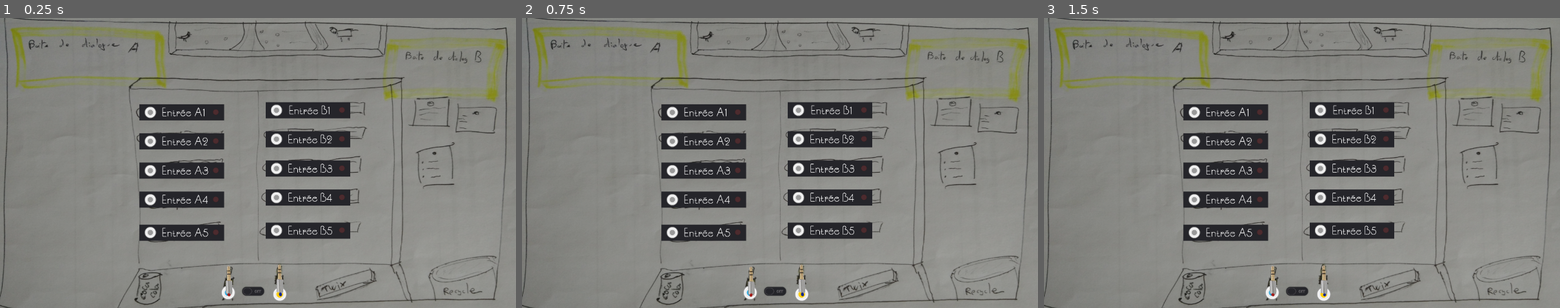
Above: before the commit, frames 1-3 (left to right).
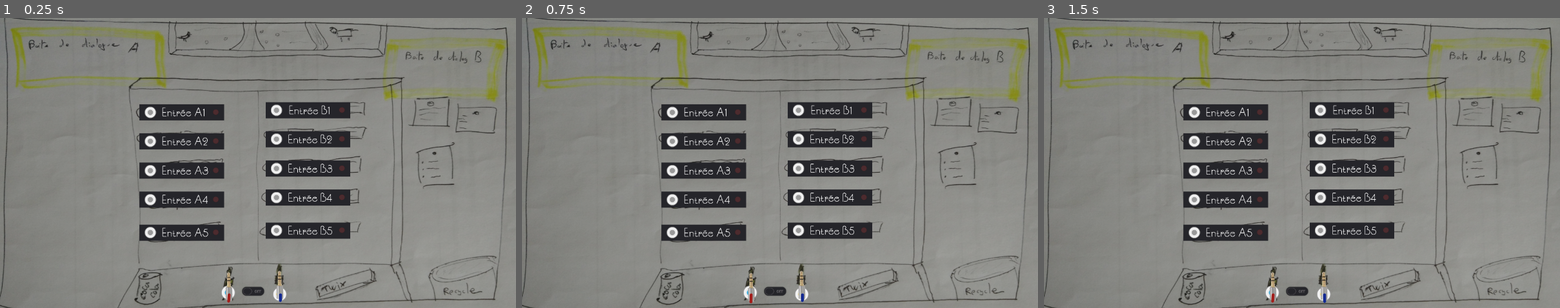
Above: after the commit, the same moments.

Repository: Nutriz/GodotWildJam21
Game: Godot game, scene res://Game.tscn
Same seed, same stepped clock (60 frames per second), same inputs: the game is played once before the commit and once after it.
Inputs (mouse positions are in pixels of both pictures, inside the frame that each line leads up to):
- Up to frame 1 (0.25 s): no input
- Up to frame 2 (0.75 s): tap Enter at 0.5 s; move the mouse to (749, 281) at 0.52 s; click (749, 281) at 0.67 s
- Up to frame 3 (1.5 s): tap Space (skip) at 1.25 s; move the mouse to (1322, 279) at 1.27 s; click (1322, 279) at 1.42 s

The runs differ from the first frame. In frame 1, 0.2% of the frame differs, in the area x 43-55%, y 84-99%; in frame 2, 0.2%; in frame 3, 0.2%.

Commit message:
Added sfx and better plugin flow

Diff:
--- a/Assets/Dialogues/dialogues.json.gd
+++ b/Assets/Dialogues/dialogues.json.gd
@@ -1,5 +1,12 @@
 {
-	"chapter1": {
+	"characters": {
+		"B1": "Jean",
+		"B2": "Alfred",
+		"B3": "Fantomas",
+		"B4": "Louis",
+		"B5": "Pompier"
+	},
+	"main_story": {
 		"dial1": [
 			{
 				"name": "Sev",
@@ -49,9 +56,131 @@
 				]
 			}
 		],
-		"dial2": {}
+		"dial2": [
+			{
+				"name": "Sev",
+				"pos": "caller",
+				"text": "J'aime aussi les fraises",
+				"holding": true
+			},
+			{
+				"B1": [
+					{
+						"name": "Jérôme",
+						"pos": "called",
+						"text": "Je sais..... !"
+					}
+				],
+				"B2": [
+					{
+						"name": "Pompier",
+						"pos": "called",
+						"text": "Vous êtes qui ?"
+					},
+					{
+						"name": "Sev",
+						"pos": "caller",
+						"text": "Une princesse"
+					},
+					{
+						"name": "Pompier",
+						"pos": "called",
+						"text": ".... Au revoir madame"
+					}
+				]
+			}
+		]
 	},
-	"chapter2": {},
-	"chapter3": {},
-	"chapter4": {}
+	"secondary_stories": {
+		"dial1": [
+			{
+				"name": "Barman",
+				"pos": "caller",
+				"text": "C'est pour une commande de bières",
+				"holding": true
+			},
+			{
+				"B1": [
+					{
+						"name": "B1",
+						"pos": "called",
+						"text": "euuuh okkkk..... !"
+					}
+				],
+				"B2": [
+					{
+						"name": "B2",
+						"pos": "called",
+						"text": "euuuh okkkk..... !"
+					}
+				],
+				"B3": [
+					{
+						"name": "B3",
+						"pos": "called",
+						"text": "euuuh okkkk..... !"
+					}
+				],
+				"B4": [
+					{
+						"name": "B4",
+						"pos": "called",
+						"text": "euuuh okkkk..... !"
+					}
+				],
+				"B5": [
+					{
+						"name": "B5",
+						"pos": "called",
+						"text": "euuuh okkkk..... !"
+					}
+				]
+			}
+		],
+		"dial2": [
+			{
+				"name": "Tintin",
+				"pos": "caller",
+				"text": "On va sur la lune !!!",
+				"holding": true
+			},
+			{
+				"B1": [
+					{
+						"name": "B1",
+						"pos": "called",
+						"text": "Tonnerre de Brest  !"
+					}
+				],
+				"B2": [
+					{
+						"name": "B2",
+						"pos": "called",
+						"text": "Tonnerre de Brest  !"
+					}
+				],
+				"B3": [
+					{
+						"name": "B3",
+						"pos": "called",
+						"text": "Tonnerre de Brest  !"
+					}
+				],
+				"B4": [
+					{
+						"name": "B4",
+						"pos": "called",
+						"text": "Tonnerre de Brest  !"
+					}
+				],
+				"B5": [
+					{
+						"name": "B5",
+						"pos": "called",
+						"text": "Tonnerre de Brest  !"
+					}
+				]
+			}
+		]
+	}
 }
--- a/Game.gd
+++ b/Game.gd
@@ -5,6 +5,7 @@
 
 func _ready():
 	Events.connect("jack_connected", self, "on_jack_connected")
+	Events.connect("jack_disconnected", self, "on_jack_disconnected")
 	Events.connect("dialogue_finished", self, "on_dialogue_finished")
 	Events.connect("can_be_holded", self, "on_can_be_holded")
 
@@ -27,26 +28,42 @@
 	$CableJackB.add_point(point)
 
 func on_jack_connected(jack_name, input):
-	print(str(jack_name) + " connected to " + str(Global.Inputs.keys()[input]))
+	print(str(jack_name) + " connected to " + str(Global.Inputs.keys()[input.input]))
+	input.set_connected()
 	if jack_name.ends_with("A"):
-		connectionA = input
+		if input.is_ringing:
+			connectionA = input
+			Events.emit_signal("start_dialogue")
+		else:
+			yield(get_tree().create_timer(0.5), "timeout")
+			$Noise1.play()
 	else:
-		connectionB = input
+		# TODO add if "is already in communication
+		Events.emit_signal("start_answer", input.input)
+		connectionB = input.input
+
+func on_jack_disconnected(jack_name, connected_input):
+	print(jack_name + " disconnected from " + str(connected_input))
+	$Noise1.stop()
+	connected_input.set_disconnected()
 
 func on_dialogue_finished():
 	print("reset")
 	$JackA.reset_position()
 	$JackB.reset_position()
 	$CheckButton.pressed = false
+	$CheckButton.disabled = true
+	$CallTimer.start()
 
 func _on_holding_toggled(button_pressed):
 	if button_pressed and connectionA != null:
-		print("emit " + str(connectionA))
+		connectionA.hold_call()
 		Events.emit_signal("holding_input")
 
 func on_can_be_holded(input):
 	$CheckButton.disabled = false
 
-func _on_CallTimer_timeout():
+func _on_call_timer_timeout():
+	randomize()
 	var index = randi() % 5
 	$Inputs.get_children()[index].start_call()
--- a/Game.tscn
+++ b/Game.tscn
@@ -7,6 +7,8 @@
 [ext_resource path="res://Assets/Sprites/blue_boxTick.png" type="Texture" id=5]
 [ext_resource path="res://Scenes/Jack.tscn" type="PackedScene" id=6]
 [ext_resource path="res://Scenes/DialogSystem.tscn" type="PackedScene" id=7]
+[ext_resource path="res://Assets/Sounds/noise1.ogg" type="AudioStream" id=8]
+[ext_resource path="res://Assets/Sounds/click2.ogg" type="AudioStream" id=9]
 
 [node name="Game" type="Node2D"]
 script = ExtResource( 1 )
@@ -159,5 +161,11 @@
 wait_time = 3.0
 one_shot = true
 autostart = true
+
+[node name="Noise1" type="AudioStreamPlayer" parent="."]
+stream = ExtResource( 8 )
+
+[node name="JackOver" type="AudioStreamPlayer" parent="."]
+stream = ExtResource( 9 )
 [connection signal="toggled" from="CheckButton" to="." method="_on_holding_toggled"]
-[connection signal="timeout" from="CallTimer" to="." method="_on_CallTimer_timeout"]
+[connection signal="timeout" from="CallTimer" to="." method="_on_call_timer_timeout"]
--- a/Scenes/DialogSystem.gd
+++ b/Scenes/DialogSystem.gd
@@ -1,13 +1,18 @@
 extends Control
 
 onready var dials = load_dialogue("res://Assets/Dialogues/dialogues.json.gd")
+onready var main_story = dials["main_story"]
+onready var secondary_stories = dials["secondary_stories"]
+
+var story_index = 0
 
 var chapter_idx = 1
 var curr_dial = null
 var msg_index = 0
 
 func _ready():
-	Events.connect("jack_connected", self, "on_jack_connected")
+	Events.connect("start_dialogue", self, "on_start_dialogue")
+	Events.connect("start_answer", self, "on_start_answer")
 	Events.connect("holding_input", self, "on_holding")
 
 func _process(delta):
@@ -46,16 +51,33 @@
 	assert(dialogues.size() > 0, "dialogue is empty")
 	return dialogues
 
-func on_jack_connected(jack_type, input):
+func on_start_dialogue():
 	msg_index = 0
+	start_new_dialog()
+	display_next_message()
 
-	if jack_type.ends_with("A"):
-		curr_dial = dials["chapter" + str(chapter_idx)]["dial1"]
+func on_start_answer(input):
+	msg_index = 0
+	var dial_length = curr_dial.size() - 1
+	if curr_dial[dial_length].has("B" + str(input + 1 - 5)):
+		curr_dial = curr_dial[dial_length]["B" + str(input + 1 - 5)]
 	else:
-		var dial_length = dials["chapter" + str(chapter_idx)]["dial1"].size() - 1
-		curr_dial = dials["chapter" + str(chapter_idx)]["dial1"][dial_length]["B" + str(input + 1 - 5)]
+		print("no entry, default answer")
 
 	display_next_message()
+
+func start_new_dialog():
+	randomize()
+	if randi() % 2 == 0:
+		story_index += 1
+		print("start new story dialogue, index: " + str(story_index))
+		curr_dial = main_story["dial" + str(story_index)]
+	else:
+		var max_index = secondary_stories.size()
+		var index = (randi() % max_index) + 1
+		assert(index > 0)
+		print("start new secondary story dialogue, index: " + str(index))
+		curr_dial = secondary_stories["dial" + str(index)]
 
 func on_holding():
 
--- a/Scenes/Jack.gd
+++ b/Scenes/Jack.gd
@@ -1,6 +1,7 @@
 extends Node2D
 
 var picked
+var connected_input setget connected_set
 onready var initial_position = position
 
 func _process(delta):
@@ -14,7 +15,8 @@
 			if not event.pressed and not $Area.get_overlapping_areas().empty():
 				var input_overlapped = $Area.get_overlapping_areas().front()
 				if (name == "JackA" and input_overlapped.is_in_group("inputsA")) or (name == "JackB" and input_overlapped.is_in_group("inputsB")):
-					Events.emit_signal("jack_connected", name, $Area.get_overlapping_areas().front().get_parent().input)
+					var input = $Area.get_overlapping_areas().front().get_parent()
+					self.connected_input = input
 				else:
 					reset_position()
 			else:
@@ -22,3 +24,11 @@
 
 func reset_position():
 	position = initial_position
+	self.connected_input = null
+
+func connected_set(new_value):
+	if new_value != null:
+		Events.emit_signal("jack_connected", name, new_value)
+	elif connected_input != null:
+		Events.emit_signal("jack_disconnected", name, connected_input)
+	connected_input = new_value
--- a/Scenes/Jack.tscn
+++ b/Scenes/Jack.tscn
@@ -4,27 +4,28 @@
 [ext_resource path="res://Scenes/Jack.gd" type="Script" id=2]
 
 [sub_resource type="CapsuleShape2D" id=1]
-radius = 9.90485
-height = 53.9911
+radius = 4.86356
+height = 49.213
 
 [node name="Jack" type="Node2D"]
 script = ExtResource( 2 )
 
 [node name="Sprite" type="Sprite" parent="."]
-position = Vector2( 2.49041, -0.852432 )
+position = Vector2( 2.49041, 15.3198 )
 rotation = 0.236714
 scale = Vector2( 0.520002, 0.48 )
 skew = 4.37114e-08
 texture = ExtResource( 1 )
 
 [node name="Area" type="Area2D" parent="."]
-position = Vector2( 0.90374, -16.7192 )
+position = Vector2( 1.14157, -0.546944 )
+priority = 2.0
 
 [node name="CollisionShape2D" type="CollisionShape2D" parent="Area"]
-position = Vector2( -0.585083, 18.6246 )
+position = Vector2( -1.06074, 10.5385 )
 shape = SubResource( 1 )
 
 [node name="Cable" type="Position2D" parent="."]
-position = Vector2( 0.698334, 35.6152 )
+position = Vector2( 0.698334, 51.7875 )
 skew = 4.37114e-08
 [connection signal="input_event" from="Area" to="." method="_on_PickArea_input_event"]
--- a/Scenes/JackInput.tscn
+++ b/Scenes/JackInput.tscn
@@ -1,9 +1,10 @@
-[gd_scene load_steps=8 format=2]
+[gd_scene load_steps=9 format=2]
 
 [ext_resource path="res://Assets/Font/SouciSansNF.ttf" type="DynamicFontData" id=1]
 [ext_resource path="res://Assets/Sprites/grey_boxTick.png" type="Texture" id=2]
 [ext_resource path="res://Scripts/JackInput.gd" type="Script" id=3]
 [ext_resource path="res://Assets/Sprites/grey_circle.png" type="Texture" id=4]
+[ext_resource path="res://Assets/Sounds/click2.ogg" type="AudioStream" id=5]
 
 [sub_resource type="DynamicFont" id=1]
 size = 30
@@ -34,6 +35,7 @@
 [node name="Panel" type="Panel" parent="."]
 margin_right = 210.0
 margin_bottom = 40.0
+mouse_filter = 2
 __meta__ = {
 "_edit_use_anchors_": false
 }
@@ -54,7 +56,6 @@
 [node name="InputArea" type="Area2D" parent="."]
 position = Vector2( 26.7827, 20.0261 )
 input_pickable = false
-monitoring = false
 
 [node name="Sprite" type="Sprite" parent="InputArea"]
 scale = Vector2( 0.8, 0.8 )
@@ -72,3 +73,8 @@
 
 [node name="AnimationPlayer" type="AnimationPlayer" parent="."]
 "anims/Red indicator" = SubResource( 3 )
+
+[node name="OnOverSfx" type="AudioStreamPlayer" parent="."]
+stream = ExtResource( 5 )
+[connection signal="area_entered" from="InputArea" to="." method="_on_jack_area_entered"]
+[connection signal="input_event" from="InputArea" to="." method="_on_InputArea_input_event"]
--- a/Scripts/Events.gd
+++ b/Scripts/Events.gd
@@ -1,8 +1,11 @@
 extends Node
 
 signal jack_connected()
+signal jack_disconnected()
 
 signal can_be_holded()
 signal holding_input()
 
+signal start_dialogue()
+signal start_answer()
 signal dialogue_finished()
--- a/Scripts/JackInput.gd
+++ b/Scripts/JackInput.gd
@@ -1,6 +1,8 @@
 extends Node2D
 
 export(Global.Inputs) var input
+
+var is_ringing = false
 
 func _ready():
 	$Label.text = "Entrée " + str(Global.Inputs.keys()[input])
@@ -11,12 +13,25 @@
 		$InputArea.add_to_group("inputsB")
 
 func start_call():
+	is_ringing = true
 	$AnimationPlayer.play("Red indicator")
 
-func online():
+func set_connected():
+	$AnimationPlayer.play("Red indicator")
 	$AnimationPlayer.stop()
-	$AnimationPlayer.current_animation_position = 0.3
+	$AnimationPlayer.seek(0.3, true)
+
+func set_disconnected():
+	$AnimationPlayer.stop()
+	$AnimationPlayer.seek(0, true)
 
 func hold_call():
-	$AnimationPlayer.stop()
-	$AnimationPlayer.current_animation_position = 0.3
+	$AnimationPlayer.stop(true)
+	$AnimationPlayer.play("Red indicator")
+
+func _on_jack_area_entered(area):
+	$OnOverSfx.play()
+
+
+func _on_InputArea_input_event(viewport, event, shape_idx):
+	print("callback input")
--- /dev/null
+++ b/default_bus_layout.tres
@@ -0,0 +1,3 @@
+[gd_resource type="AudioBusLayout" format=2]
+
+[resource]
Not shown, changed: Assets/Sounds/click1.ogg.import
Not shown, changed: Assets/Sounds/click2.ogg.import
Not shown, added: Assets/Sounds/noise1.ogg.import
Not shown, added: Assets/Sounds/noise2.ogg.import
Not shown: 1 places in Game.tscn that only renumber resources
Not shown, added: Assets/Sounds/noise1.ogg
Not shown, added: Assets/Sounds/noise2.ogg
Not shown, changed: Specs/Specs.md
